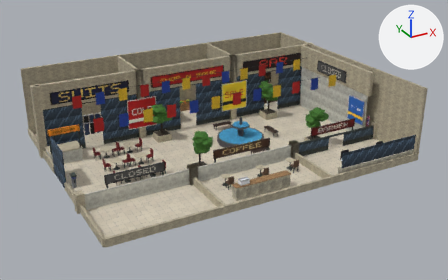
Before and after pictures for a commit that changed the FBX model Assets/Hitman/Art/Interiors/Mall.fbx.
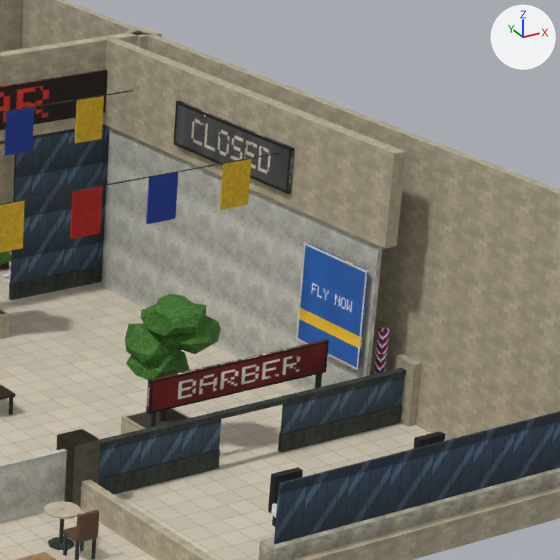
Old and new are each drawn whole from a 50 mm lens placed at (-22.2, -41.97, 21.42), pointed at (0.26, -1.13, 1.0) and again close up on the part from 61% to 92% of the width and 13% to 61% of the height. Arrows for +X, +Y and +Z are at upper right; the lights stay in place. The older version's two pictures come first. Where no turn or scale is listed for an object, it has been applied to the vertices. Vertices at exactly the same position are counted once.

The first close-up shows 'Mall_BarberCounter', 'Mall_BarberMirror', 'Mall_Floor', 'Mall_FrontBar', 'Mall_FrontClosedE', 'Mall_FrontClosedSE', 'Mall_FrontClosedSESign', 'Mall_HoardingE', 'Mall_Planter3', 'Mall_WallE', 'Mall_WallS', 'NoCol_MallFlags' and 15 more.
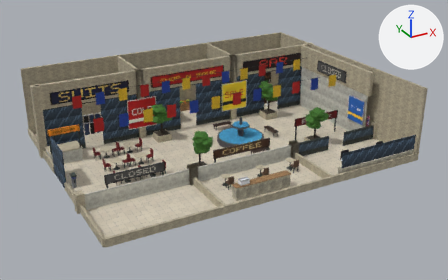
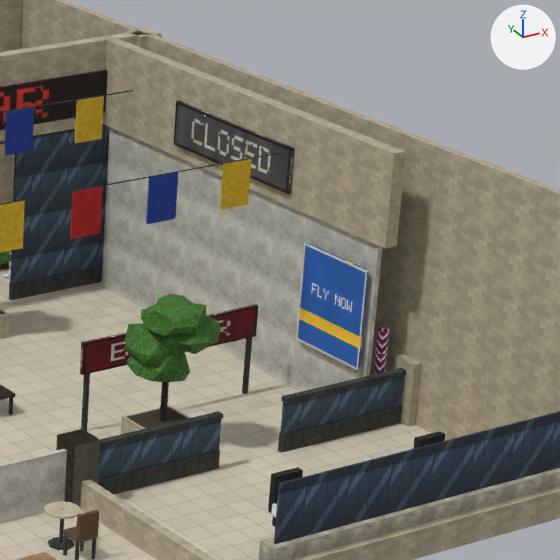
What the commit changed:
me_mall_frontclosedse is used by ob_mall_frontclosedse; location (8.75, -5.0, 0.0).
me_mall_frontclosedse had 56 vertices, 42 faces and spanned x -4.55..4.55, y -0.3..0.3, z 0.0..1.4.
me_mall_frontclosedse now has 64 vertices, 48 faces and spans x -4.55..4.55, y -0.3..0.3, z 0.0..1.4.
Part 1, on me_mall_frontclosedse:
4 faces are deleted.
8 vertices are added at x -0.8..0.8, y -0.08..0.08, z 1.1..1.2.
10 new faces join them, mat_m_shk_steel (picture img_t_shk_steel_png).
Object 'Mall_FrontClosedSESign' (ob_mall_frontclosedsesign) moves from (8.75, -4.5, 0.0) to (8.75, -2.2, 0.0).

Boxes [x1, y1, x2, y2] around the edits, measured in the close-ups (560 x 560 px):
'Mall_FrontClosedSESign', moved
    before: [146, 340, 329, 428]
    after: [80, 305, 258, 431]
part 1 of me_mall_frontclosedse, cut back
    both: [100, 368, 407, 448]
